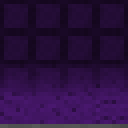
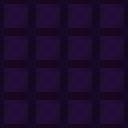
The second 128 × 128 image is a revision of the first. Changes to its layers:
hid "Layer", painted on it over [left=0, top=64, right=128, bottom=128]
